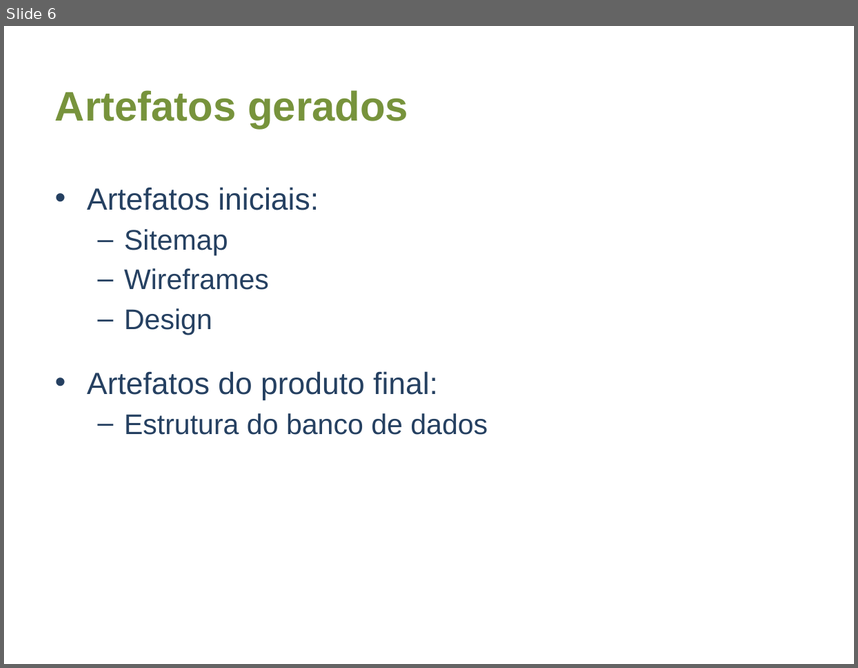
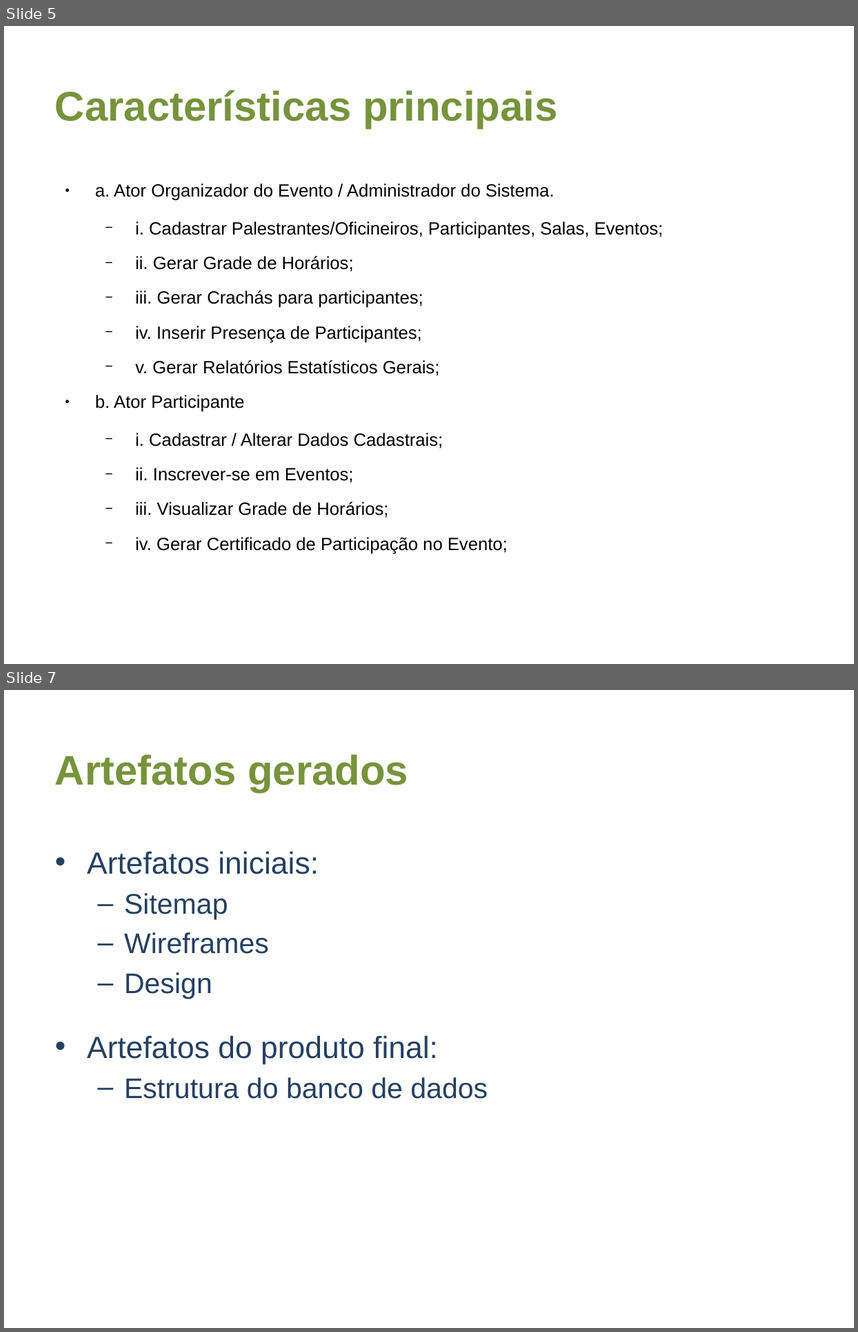
Before and after one commit to aweiand/jarbas, a slide deck: assets/docs/Apresentacao Jarbas.odp. Shown one above the other, each under a label of ours: slide 6 before the commit, slides 5 and 7 after it; the slides between them are not shown. The pictures are 858x668 and 858x1332 pixels, drawn with LibreOffice and Linux fonts; fonts in the diff are those of the drawing. Boxes give left, top, right and bottom in pixels: in the first picture for what was removed or moved away, otherwise in the second. Text is boxed around its words. In the diff, an @@ line names an element or a change of style, - is before the commit and + after.

Commit message:
Alteração da apresentação do Sistema, assim como algumas alterações nas classes de administração de eventos e de impressçoes para corrigir bugs

```diff
--- a/assets/docs/Apresentacao Jarbas.odp
+++ b/assets/docs/Apresentacao Jarbas.odp
@@ slide 5 added at (4, 26, 854, 664), background #FFFFFF @@
@@ title added at (55, 90, 558, 129), 35 pt, text #77933C, bold @@
+Características principais
@@ text added at (95, 183, 664, 554), 15 pt, text #000000 @@
+● a. Ator Organizador do Evento / Administrador do Sistema.
+  − i. Cadastrar Palestrantes/Oficineiros, Participantes, Salas, Eventos;
+  − ii. Gerar Grade de Horários;
+  − iii. Gerar Crachás para participantes;
+  − iv. Inserir Presença de Participantes;
+  − v. Gerar Relatórios Estatísticos Gerais;
+● b. Ator Participante
+  − i. Cadastrar / Alterar Dados Cadastrais;
+  − ii. Inscrever-se em Eventos;
+  − iii. Visualizar Grade de Horários;
+  − iv. Gerar Certificado de Participação no Evento;
@@ what was slide 6 is now slide 7 @@
```
Also in this commit, not shown: 3 slides changed, 5 other slides added, 3 slides removed, 3 other files.
